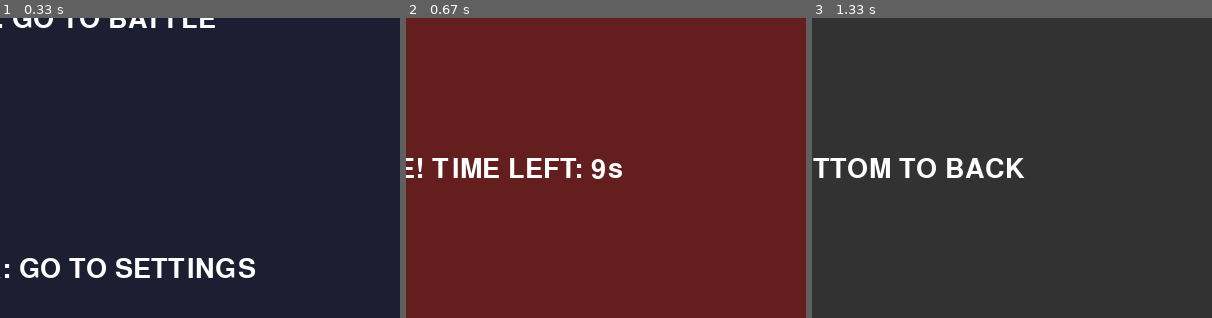
Above: before the commit, frames 1-3 (left to right).
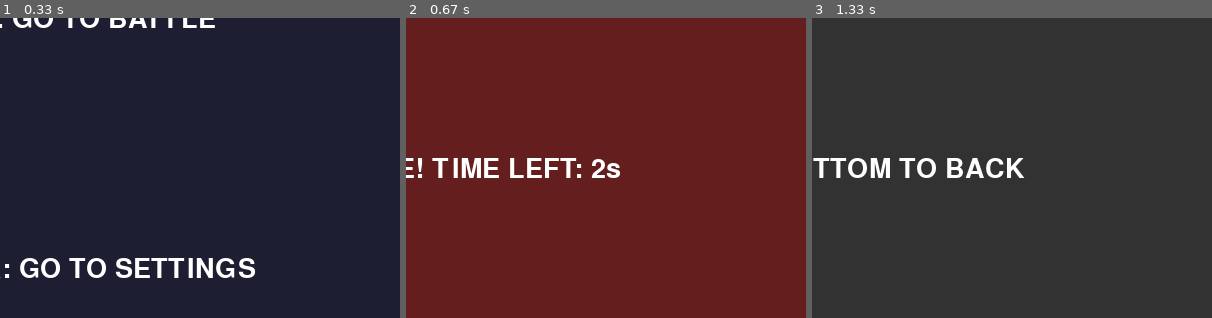
Above: after the commit, the same moments.

Repository: TakazumiHirano/pygame_fightermanaging
Game: pygame game, started from main.py
Same seed, same stepped clock (60 frames per second), same inputs: the game is played once before the commit and once after it.
Inputs (mouse positions are % of the whole screen's width and height, from its top left):
- Up to frame 1 (0.33 s): no input
- Up to frame 2 (0.67 s): click (82, 47) at 0.38 s
- Up to frame 3 (1.33 s): click (19, 74) at 0.72 s
The pictures show only the part of the screen within x 44-94%, y 27-77%; the shares and areas given below are measured in that part.

Frame 1 is identical in both runs. In frame 2, 0.2% of the frame differs, in the area x 46-54%, y 47-54%; in frame 3, nothing differs.

Commit message:
10秒待つのは冗長なので短く

Diff:
--- a/src/scenes/battle_scene.py
+++ b/src/scenes/battle_scene.py
@@ -9,7 +9,7 @@
         # 親クラスの SceneBase に controller を渡して初期化
         super().__init__(controller)
         self.start_time = time.time()
-        self.duration = 10
+        self.duration = 3
 
     def update(self):
         elapsed = time.time() - self.start_time
